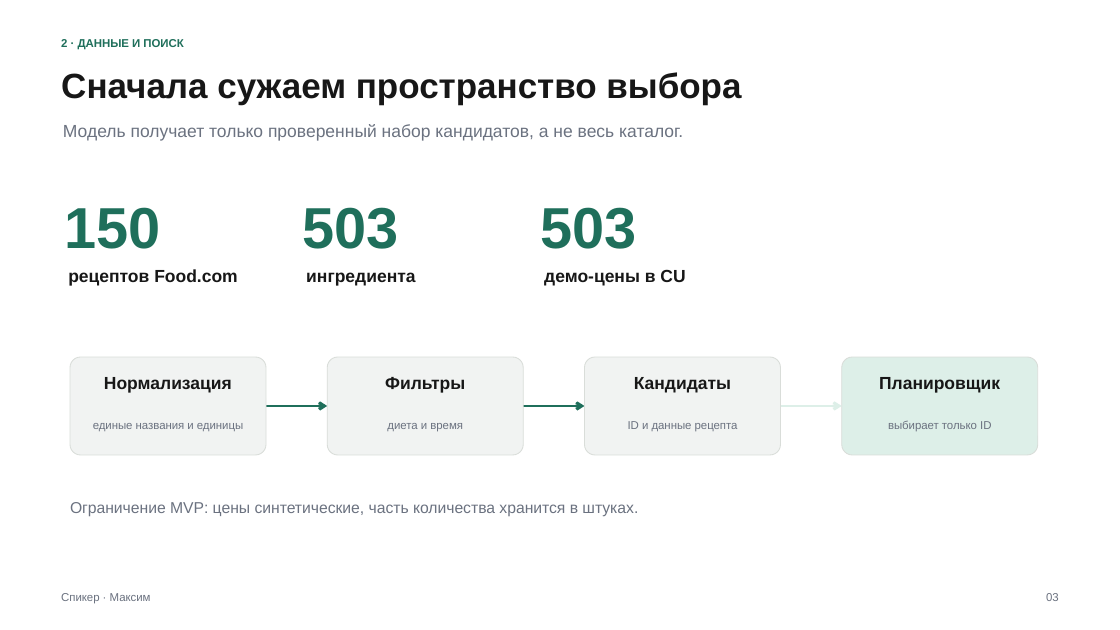
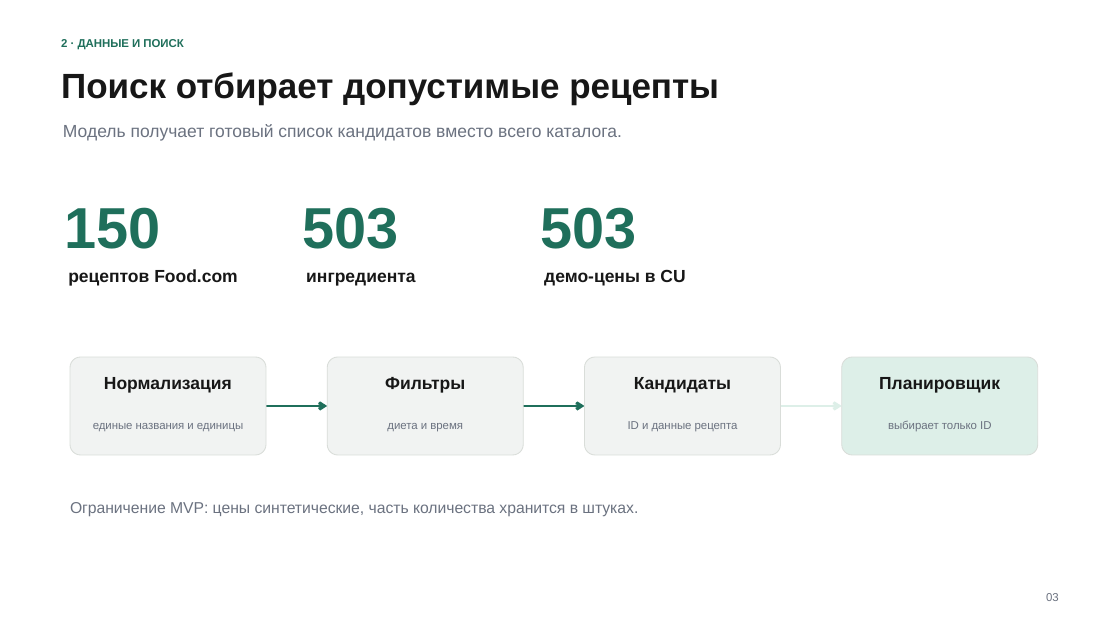
Before and after one commit to asastyy/smart-grocery-agents, a slide deck: slide 3 of docs/Smart_Grocery_Agents_Project_Proposal.pptx. Drawn at 1120x630 pixels with LibreOffice and Linux fonts; fonts in the diff are those of the drawing. Boxes give left, top, right and bottom in pixels: in the first picture for what was removed or moved away, otherwise in the second. Text is boxed around its words. In the diff, an @@ line names an element or a change of style, - is before the commit and + after.

```diff
--- a/docs/Smart_Grocery_Agents_Project_Proposal.pptx
+++ b/docs/Smart_Grocery_Agents_Project_Proposal.pptx
@@ text at box(61, 72, 719, 105): text changed @@
-Сначала сужаем пространство выбора
+Поиск отбирает допустимые рецепты
@@ text at box(63, 124, 622, 141): text changed @@
-Модель получает только проверенный набор кандидатов, а не весь каталог.
+Модель получает готовый список кандидатов вместо всего каталога.
@@ text removed at box(61, 593, 151, 604) @@
-Спикер · Максим
```
Also in this commit, not shown: 6 other slides changed, 2 other files.
